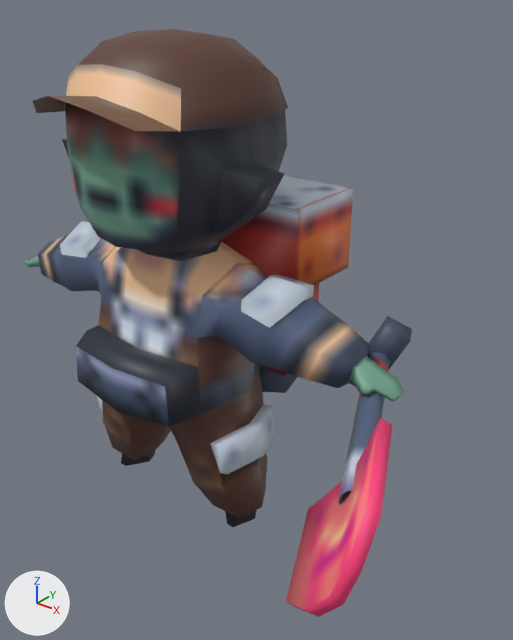
The FBX model Assets/Resources/Models/player.fbx: old version first, new version second.
Before and after are seen from a camera (50 mm lens) standing at (6.63, -6.62, 7.4) and looking at (1.27, 0.08, 3.24). The axes (+X, +Y, +Z) are drawn at lower left. The lights are the same throughout. Where no turn or scale is listed for an object, it has been applied to the vertices.

In view in the first picture: 'player', 'shovel'.
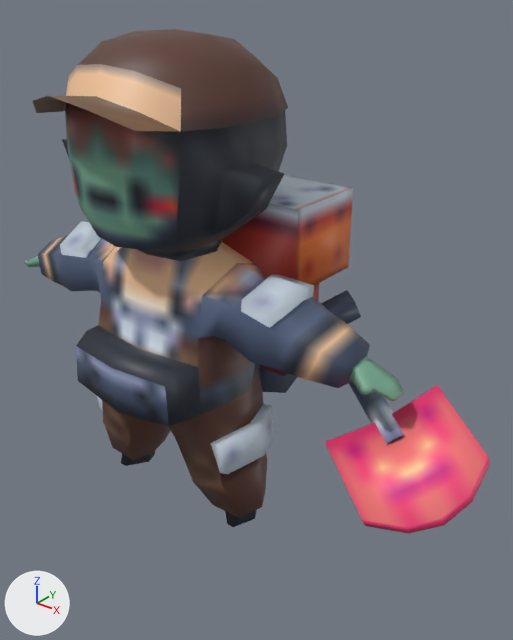
Diff of the bpy script that builds the scene:
```diff
--- a/Assets/Resources/Models/player.fbx.py
+++ b/Assets/Resources/Models/player.fbx.py
@@ ob_shovel @@
 ob_shovel = bpy.data.objects.new('shovel', me_cube_001)
-ob_shovel.location = (3.51, -0.88, 2.85)
-ob_shovel.rotation_euler = (-0.141, -0.666, -2.625)  # degrees (-8.1, -38, -150)
+ob_shovel.location = (2.8, 0.47, 2.53)
+ob_shovel.rotation_euler = (-0.699, -1.263, -1.529)  # degrees (-40, -72, -88)
 ob_shovel.scale = (0.01, 0.01, 0.01)
```

Pixel boxes (x1, y1, x2, y2) of what changed, in the pictures (513 x 640 px):
'shovel', moved, turned: before (286, 316, 412, 617); after (321, 290, 490, 534)
